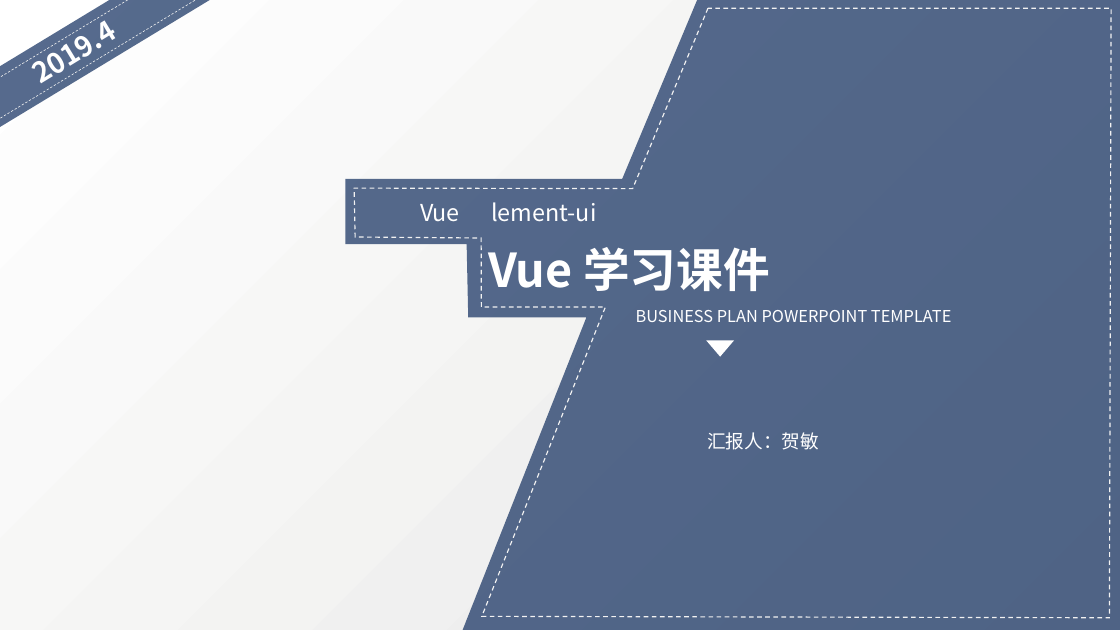
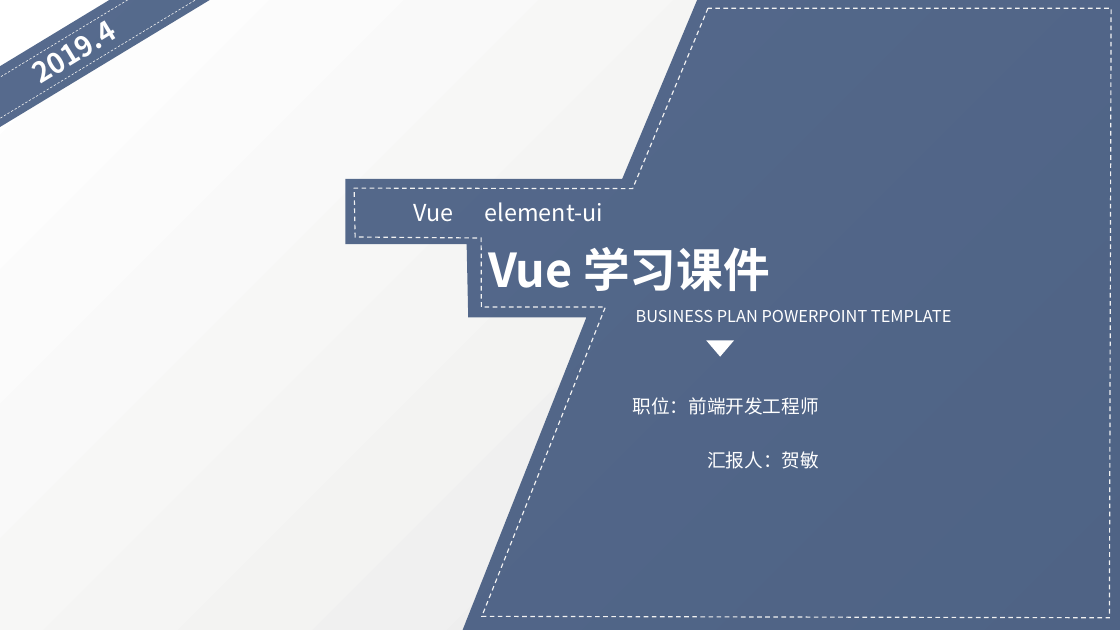
Before and after one commit to hmesingfw/charantia, a slide deck: slide 1 of vue-demo/Vue 学习培训.pptx. Drawn at 1120x630 pixels with LibreOffice and Linux fonts; fonts in the diff are those of the drawing; background and template pictures are left out. Boxes give left, top, right and bottom in pixels: in the first picture for what was removed or moved away, otherwise in the second. Text is boxed around its words. In the diff, an @@ line names an element or a change of style, - is before the commit and + after.

```diff
--- a/vue-demo/Vue 学习培训.pptx
+++ b/vue-demo/Vue 学习培训.pptx
@@ text at [414,202,603,222]: text changed @@
-Vue lement-ui
+Vue element-ui
@@ text added at [633,397,819,415], 16 pt, text #FFFFFF @@
+职位：前端开发工程师
@@ text "汇报人：贺敏": place and size @@
-text "汇报人：贺敏" at [707,432,819,450]
+text "汇报人：贺敏" at [707,451,819,469]
```
Also in this commit, not shown: 4 other slides changed, 1 slide added, 4 other files.
